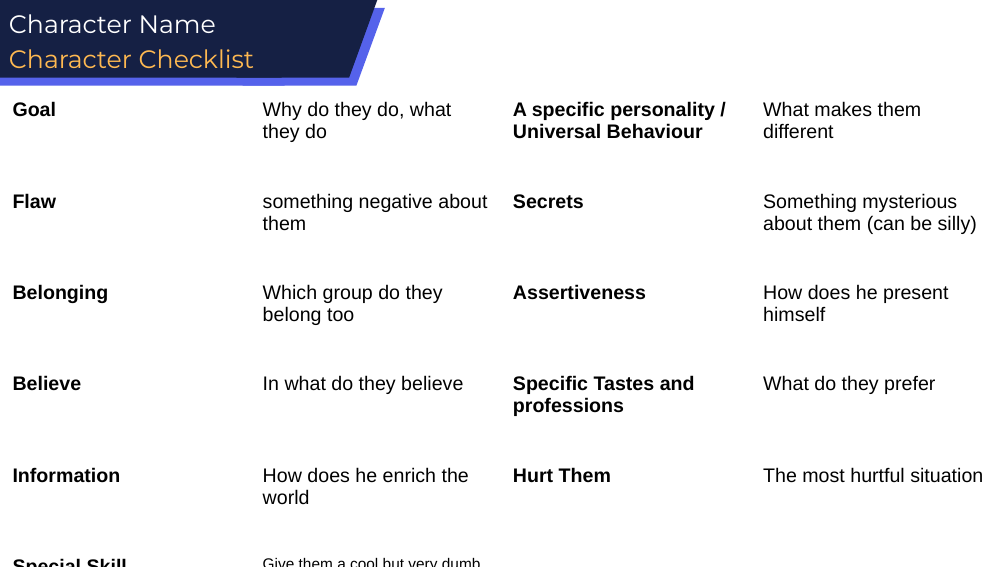
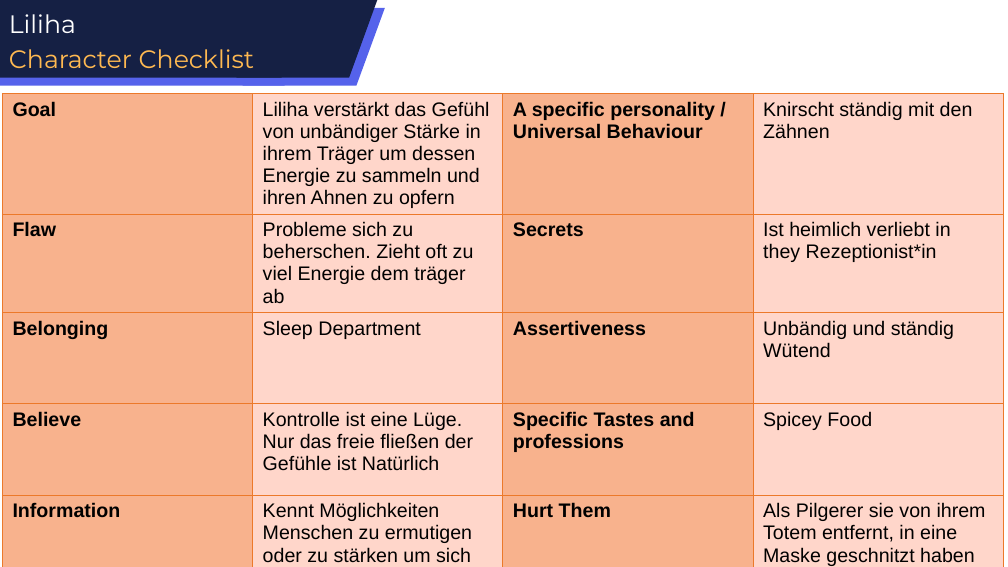
Before and after one commit to E1kari/Game-Jaaaam, a slide deck: slide 2 of Design Stuff/Narrativ/Masken/Wut Maske.pptx. Drawn at 1008x567 pixels with LibreOffice and Linux fonts; fonts in the diff are those of the drawing. Boxes give left, top, right and bottom in pixels: in the first picture for what was removed or moved away, otherwise in the second. Text is boxed around its words. In the diff, an @@ line names an element or a change of style, - is before the commit and + after.

Commit message:
Angst und Wut Maske done

```diff
--- a/Design Stuff/Narrativ/Masken/Wut Maske.pptx
+++ b/Design Stuff/Narrativ/Masken/Wut Maske.pptx
@@ text at <box>9,14,76,33</box>: text changed @@
-Character Name
+Liliha
@@ table at <box>2,94,1002,567</box> @@
-row 1, column 2: Why do they do, what they do
+row 1, column 2: Liliha verstärkt das Gefühl von unbändiger Stärke in ihrem Träger um dessen Energie zu sammeln und ihren Ahnen zu opfern
-row 1, column 4: What makes them different
+row 1, column 4: Knirscht ständig mit den Zähnen
-row 2, column 2: something negative about them
+row 2, column 2: Probleme sich zu beherschen. Zieht oft zu viel Energie dem träger ab
-row 2, column 4: Something mysterious about them (can be silly)
+row 2, column 4: Ist heimlich verliebt in they Rezeptionist*in
-row 3, column 2: Which group do they belong too
+row 3, column 2: Sleep Department
-row 3, column 4: How does he present himself
+row 3, column 4: Unbändig und ständig Wütend
-row 4, column 2: In what do they believe
+row 4, column 2: Kontrolle ist eine Lüge. Nur das freie fließen der Gefühle ist Natürlich
-row 4, column 4: What do they prefer
+row 4, column 4: Spicey Food
-row 5, column 2: How does he enrich the world
+row 5, column 2: Kennt Möglichkeiten Menschen zu ermutigen oder zu stärken um sich Problemen zu stellen.
-row 5, column 4: The most hurtful situation
+row 5, column 4: Als Pilgerer sie von ihrem Totem entfernt, in eine Maske geschnitzt haben und verkauft haben.
-row 6, column 2: Give them a cool but very dumb quirk
+row 6, column 2: Kann vorzüglich Singen
@@ fill none to #ED7D31 at 40% opacity in 11 cells @@
@@ borders changed @@
```
Also in this commit, not shown: 2 other slides changed, 1 slide added, 4 slides removed, 2 other files.
